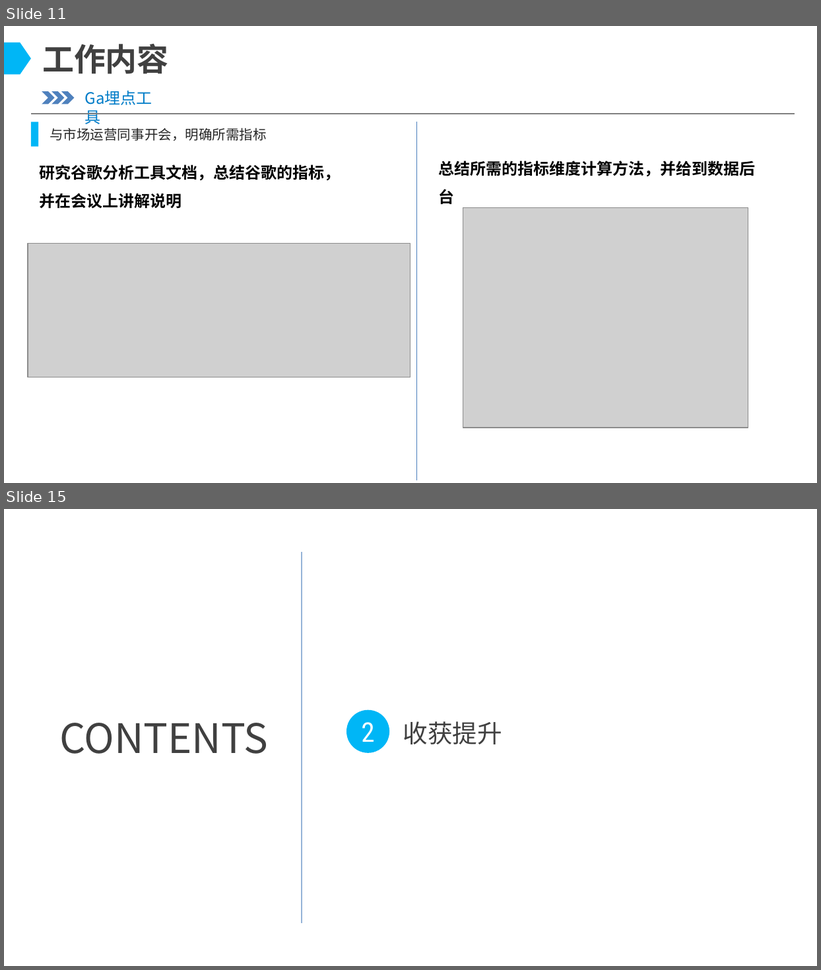
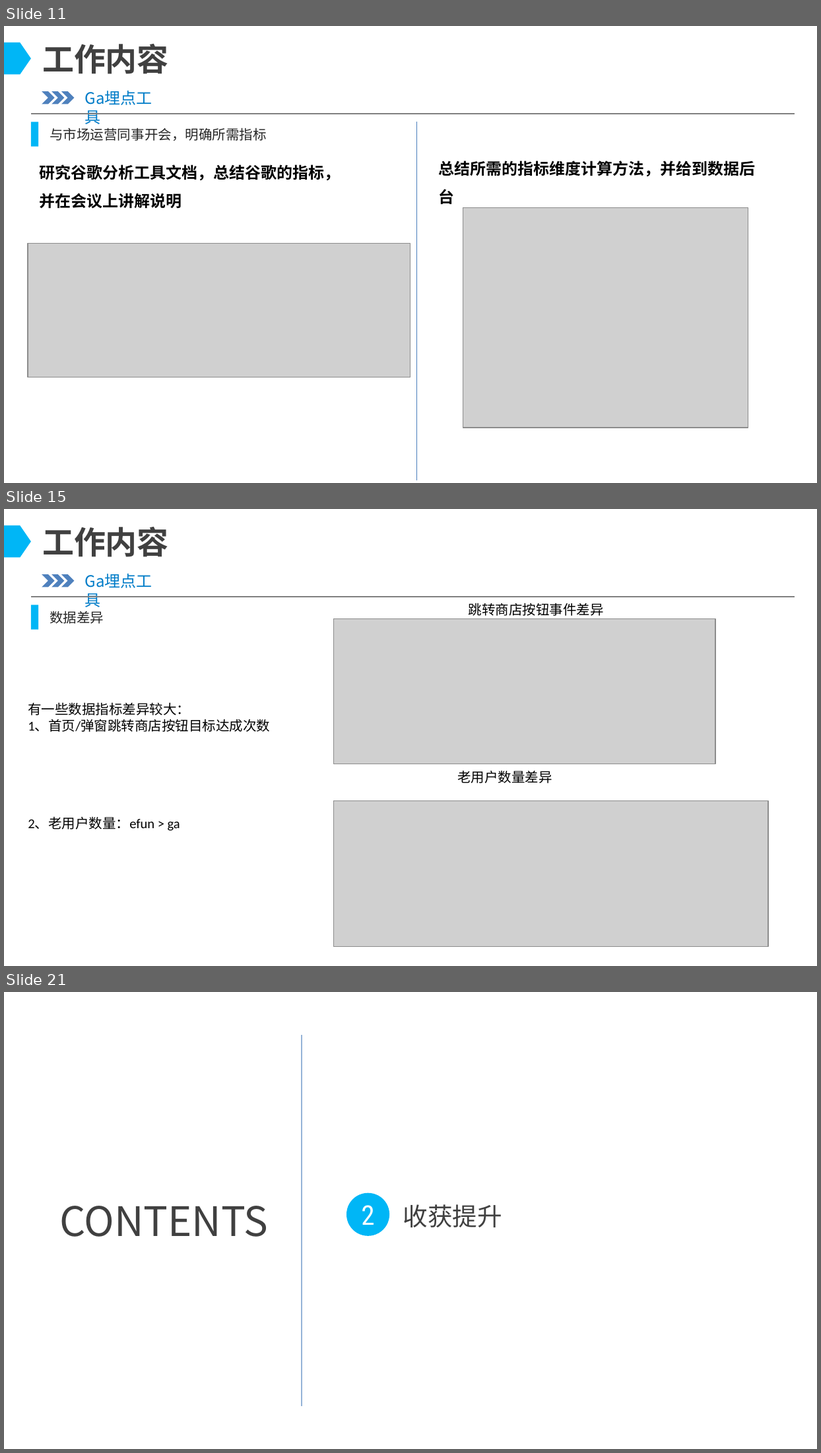
Before and after one commit to illusionGD/test, a slide deck: 谭锦德-2022述职PPT.pptx. Shown one above the other, each under a label of ours: slides 11 and 15 before the commit, slides 11, 15 and 21 after it; the slides between them are not shown. The pictures are 821x970 and 821x1453 pixels, drawn with LibreOffice and Linux fonts; fonts in the diff are those of the drawing; grey boxes stand for pictures; background and template pictures are left out. Boxes give left, top, right and bottom in pixels: in the first picture for what was removed or moved away, otherwise in the second. Text is boxed around its words. In the diff, an @@ line names an element or a change of style, - is before the commit and + after.

```diff
--- a/谭锦德-2022述职PPT.pptx
+++ b/谭锦德-2022述职PPT.pptx
@@ slide 15 added at (4, 509, 817, 966), background picture (left out) @@
@@ chevron added at (4, 525, 31, 557), fill #00B6F6 @@
@@ text added at (42, 527, 168, 557), 28 pt, text #404040, bold @@
+工作内容
@@ text added at (77, 568, 173, 595), 14 pt, text #007CC8 @@
+Ga埋点工具
@@ chevron added at (42, 574, 54, 587), fill #4F81BD @@
@@ chevron added at (52, 574, 65, 587), fill #4F81BD @@
@@ chevron added at (61, 574, 75, 587), fill #4F81BD @@
@@ line added from (31, 597) to (795, 597), #808080 0.75 pt @@
@@ rectangle added at (31, 605, 38, 629), fill #00B6F6 @@
@@ text added at (469, 603, 604, 616), 12 pt, text #000000 @@
+跳转商店按钮事件差异
@@ text added at (50, 611, 104, 624), 12 pt, text #262626 @@
+数据差异
@@ picture added at (334, 619, 716, 764) @@
@@ text added at (28, 702, 270, 831), 12 pt, text #000000 @@
+有一些数据指标差异较大：
+1、首页/弹窗跳转商店按钮目标达成次数
+2、老用户数量：efun > ga
@@ text added at (457, 770, 552, 784), 12 pt, text #000000 @@
+老用户数量差异
@@ picture added at (334, 801, 768, 947) @@
@@ what was slide 15 is now slide 21 @@
```
Also in this commit, not shown: 4 slides changed, 5 other slides added.
